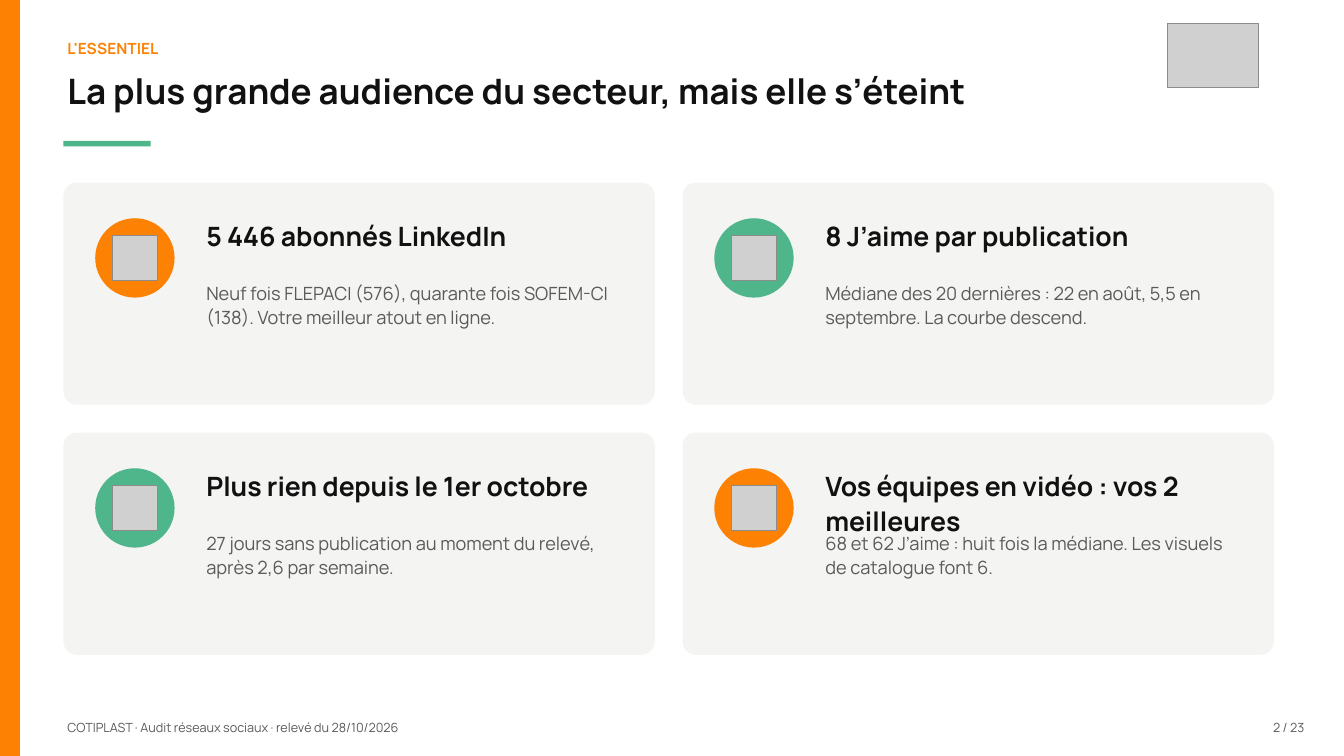
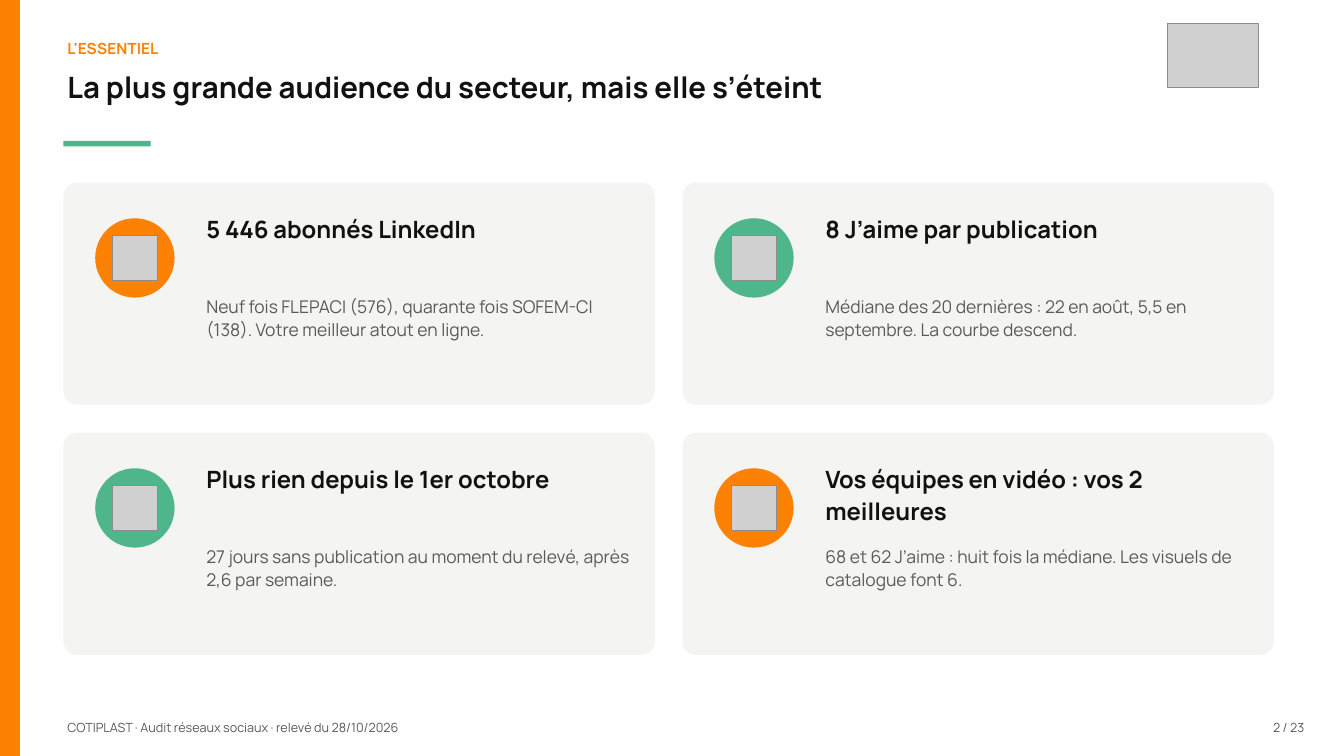
Before and after one commit to leslita06/fatima-unifood-fictif, a slide deck: slide 2 of tmp-tj/261028_cotiplast_audit-reseaux-sociaux_v1.pptx. Drawn at 1344x756 pixels with LibreOffice and Linux fonts; fonts in the diff are those of the drawing; grey boxes stand for pictures. Boxes give left, top, right and bottom in pixels: in the first picture for what was removed or moved away, otherwise in the second. Text is boxed around its words. In the diff, an @@ line names an element or a change of style, - is before the commit and + after.

```diff
--- a/tmp-tj/261028_cotiplast_audit-reseaux-sociaux_v1.pptx
+++ b/tmp-tj/261028_cotiplast_audit-reseaux-sociaux_v1.pptx
@@ text "La plus grande audience du ..." at (x1=67, y1=74, x2=822, y2=106): size 25 to 21 pt @@
@@ text "Neuf fois FLEPACI (576), quarante ..." moved from (x1=206, y1=284, x2=608, y2=329) to (x1=206, y1=298, x2=593, y2=341) @@
@@ text "Médiane des 20 dernières : ..." moved from (x1=825, y1=286, x2=1200, y2=329) to (x1=825, y1=299, x2=1186, y2=340) @@
@@ size 19 to 17 pt in 4 elements at (x1=206, y1=219, x2=476, y2=239), (x1=825, y1=220, x2=1098, y2=244), (x1=206, y1=470, x2=549, y2=494), (x1=825, y1=469, x2=1143, y2=521) @@
@@ text "27 jours sans publication au ..." moved from (x1=206, y1=536, x2=595, y2=579) to (x1=206, y1=549, x2=630, y2=590) @@
@@ size 13 to 12.5 pt in 4 elements at (x1=206, y1=549, x2=630, y2=590), (x1=206, y1=298, x2=593, y2=341), (x1=825, y1=299, x2=1186, y2=340), (x1=825, y1=549, x2=1232, y2=591) @@
@@ text "68 et 62 J’aime : ..." moved from (x1=825, y1=536, x2=1223, y2=579) to (x1=825, y1=549, x2=1232, y2=591) @@
```
Also in this commit, not shown: 4 other slides changed.
